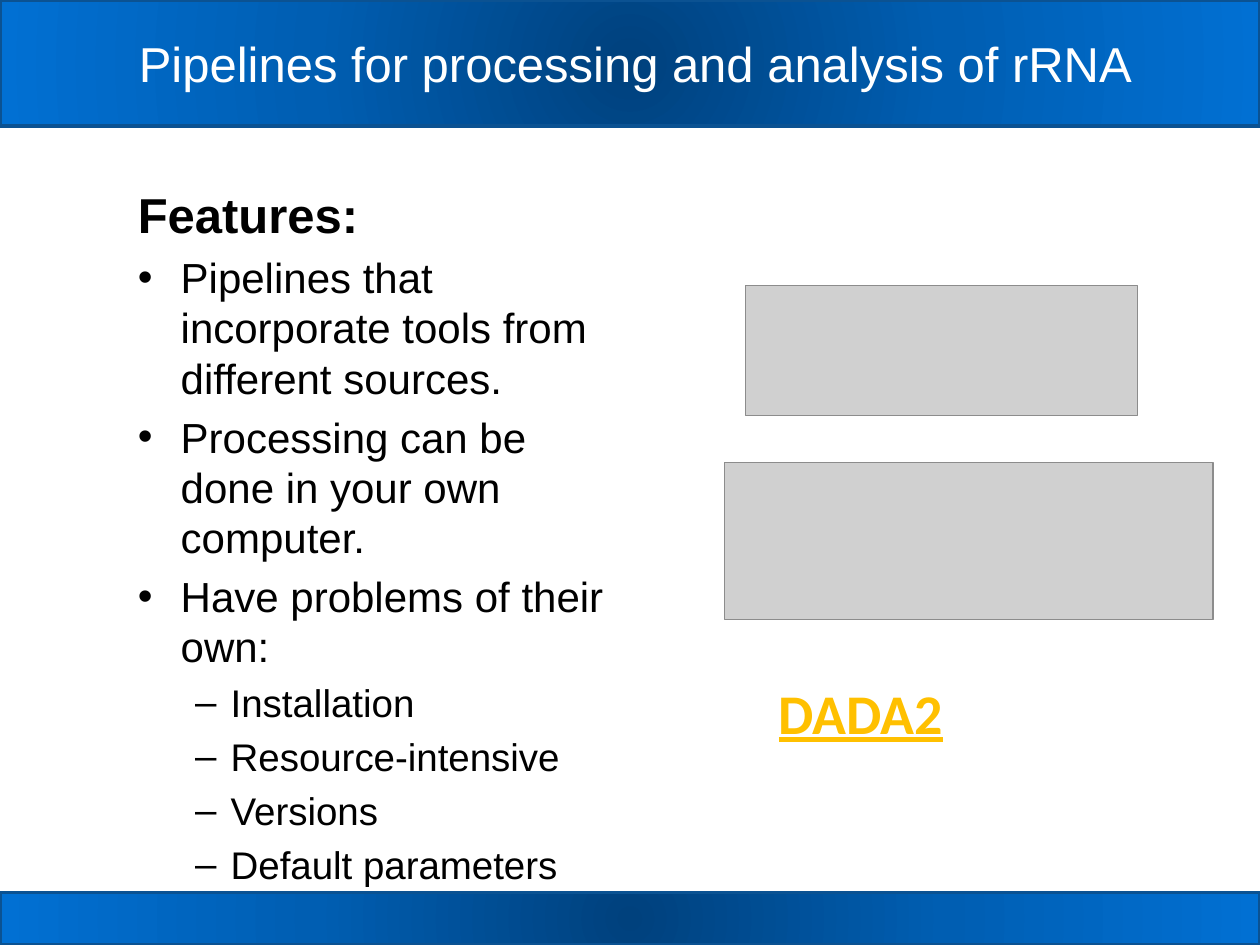
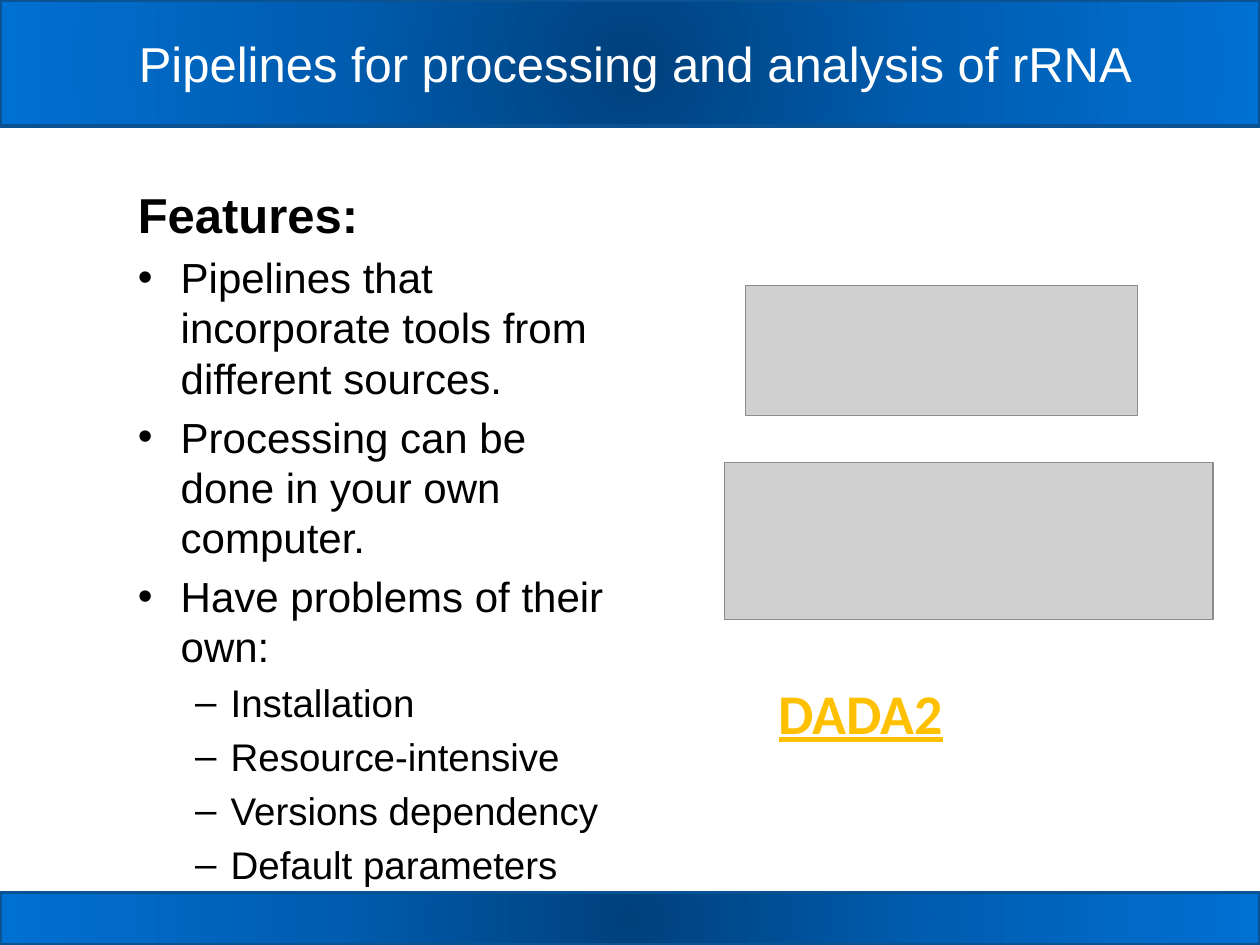
Before and after one commit to carden24/2018_Taller_Genomica_ambiental, a slide deck: slide 9 of W2_16S_analysis.pptx (slide 8 before the commit). Drawn at 1260x945 pixels with LibreOffice and Linux fonts; fonts in the diff are those of the drawing; grey boxes stand for pictures. Boxes give left, top, right and bottom in pixels: in the first picture for what was removed or moved away, otherwise in the second. Text is boxed around its words. In the diff, an @@ line names an element or a change of style, - is before the commit and + after.

```diff
--- a/W2_16S_analysis.pptx
+++ b/W2_16S_analysis.pptx
@@ text at [231,797,598,832]: text changed @@
-  – Versions
+  – Versions dependency
```
Also in this commit, not shown: 6 other slides changed, 5 slides added, 3 slides removed, 2 other files.
